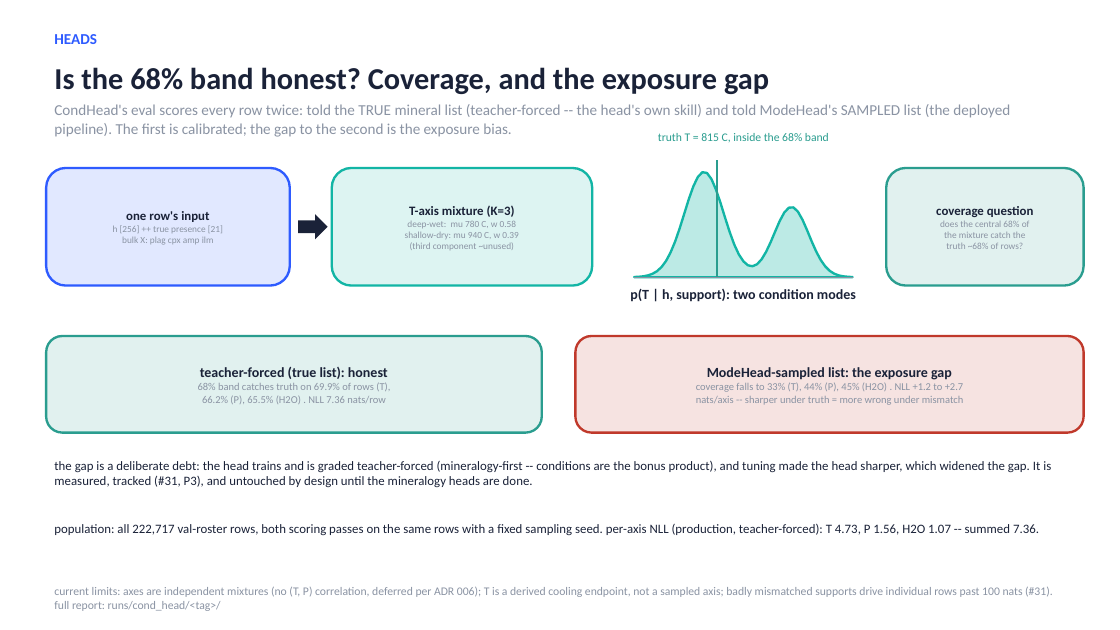
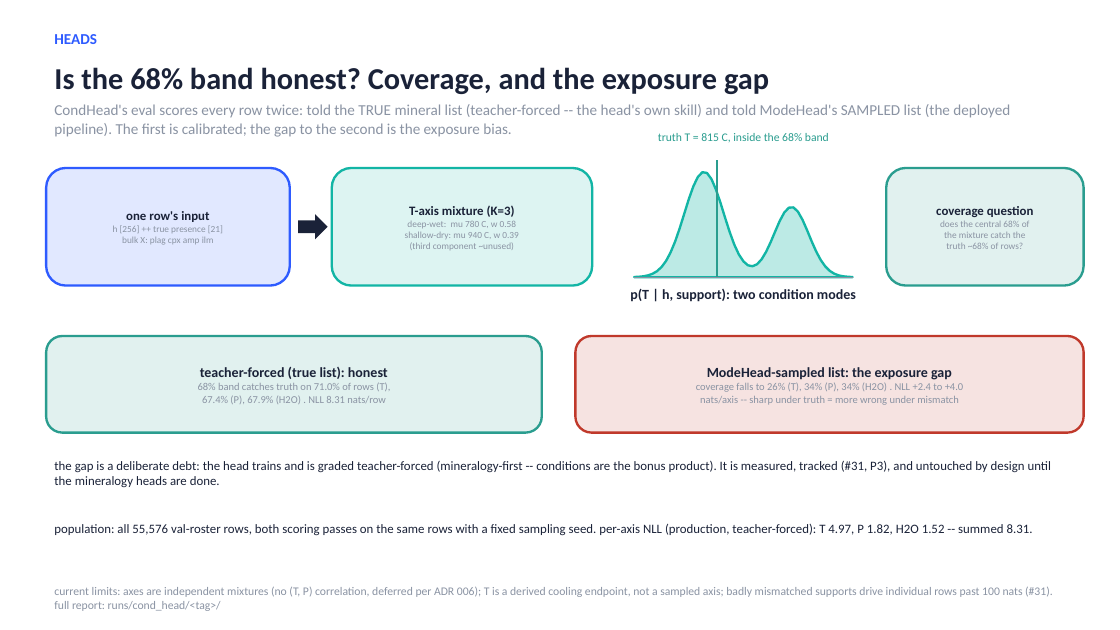
Before and after one commit to matthew-j-liu/phasecast, a slide deck: slide 19 of slides/overview.pptx. Drawn at 1120x630 pixels with LibreOffice and Linux fonts; fonts in the diff are those of the drawing. Boxes give left, top, right and bottom in pixels: in the first picture for what was removed or moved away, otherwise in the second. Text is boxed around its words. In the diff, an @@ line names an element or a change of style, - is before the commit and + after.

Commit message:
overview deck corrected to the true production stack: every production claim points at joint_heads_supportmag_seed0 with its own stamped dials, instrument numbers, and param counts; the trial-22 story remains only as the dated, reversed adoption with traced-corpus measurements   attributed to their own instrument

```diff
--- a/slides/overview.pptx
+++ b/slides/overview.pptx
@@ text in rounded rectangle at (198,383,390,404): text changed @@
-68% band catches truth on 69.9% of rows (T),
-66.2% (P), 65.5% (H2O) . NLL 7.36 nats/row
+68% band catches truth on 71.0% of rows (T),
+67.4% (P), 67.9% (H2O) . NLL 8.31 nats/row
@@ text in rounded rectangle at (696,383,964,405): text changed @@
-coverage falls to 33% (T), 44% (P), 45% (H2O) . NLL +1.2 to +2.7
-nats/axis -- sharper under truth = more wrong under mismatch
+coverage falls to 26% (T), 34% (P), 34% (H2O) . NLL +2.4 to +4.0
+nats/axis -- sharp under truth = more wrong under mismatch
@@ text at (54,461,1052,487): text changed @@
-the gap is a deliberate debt: the head trains and is graded teacher-forced (mineralogy-first -- conditions are the bonus product), and tuning made the head sharper, which widened the gap. It is measured, tracked (#31, P3), and untouched by design until the mineralogy heads are done.
+the gap is a deliberate debt: the head trains and is graded teacher-forced (mineralogy-first -- conditions are the bonus product). It is measured, tracked (#31, P3), and untouched by design until the mineralogy heads are done.
@@ text at (54,524,1033,535): text changed @@
-population: all 222,717 val-roster rows, both scoring passes on the same rows with a fixed sampling seed. per-axis NLL (production, teacher-forced): T 4.73, P 1.56, H2O 1.07 -- summed 7.36.
+population: all 55,576 val-roster rows, both scoring passes on the same rows with a fixed sampling seed. per-axis NLL (production, teacher-forced): T 4.97, P 1.82, H2O 1.52 -- summed 8.31.
```
Also in this commit, not shown: 8 other slides changed, 1 other file.
